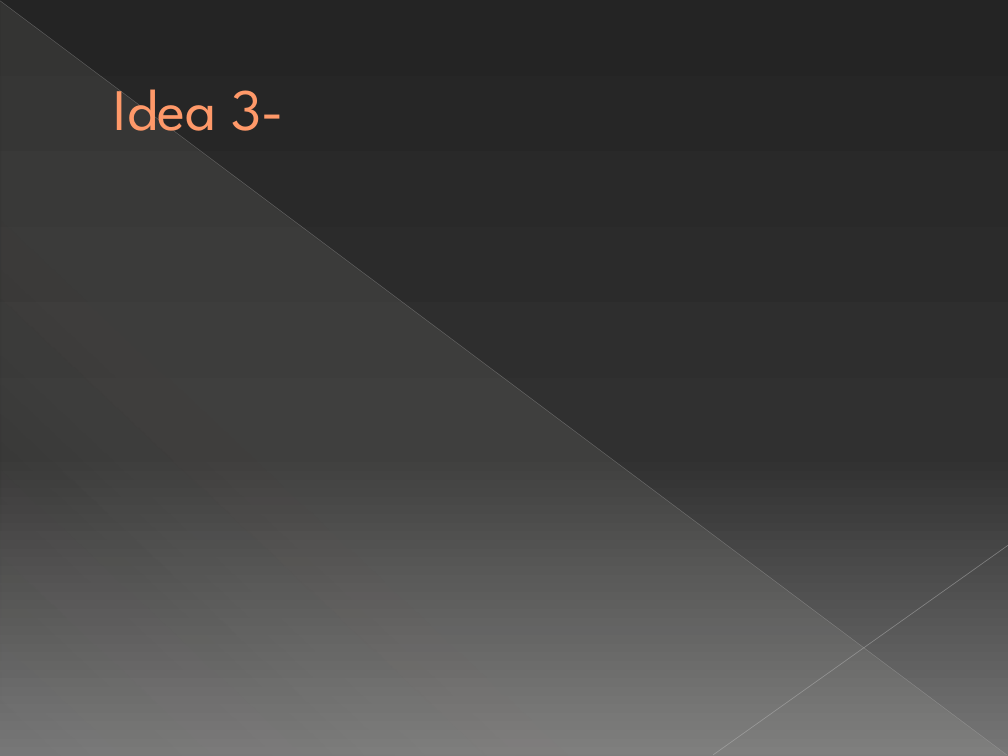
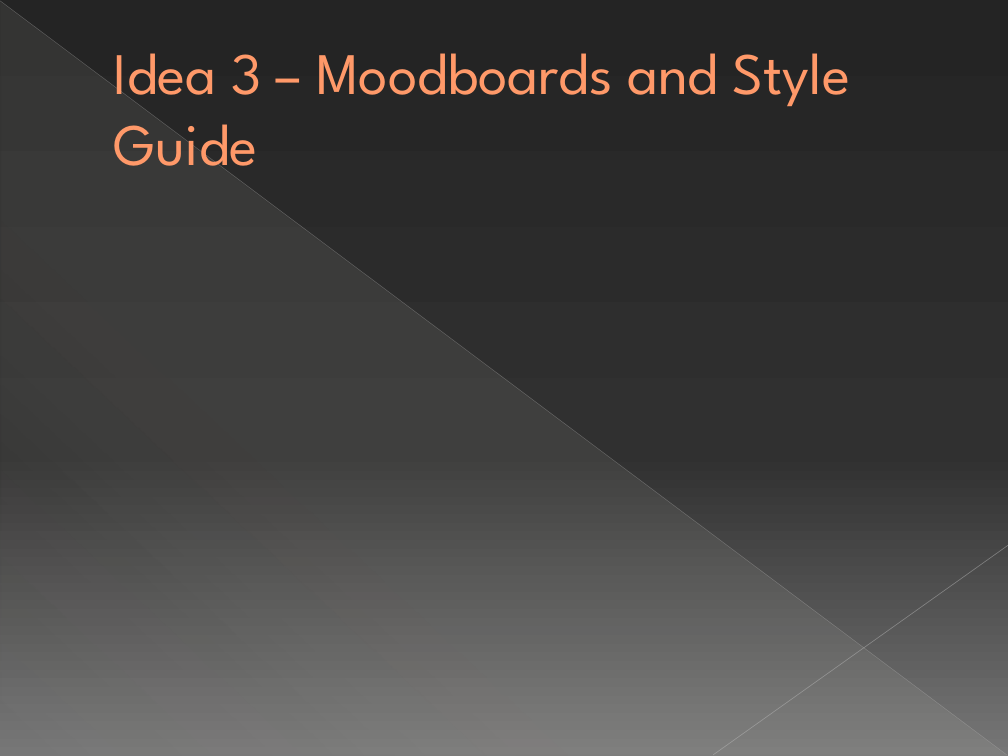
Before and after one commit to UoSGroupProjects1718/level-6-l6-group-1, a slide deck: slide 16 of L6 Group-1 Pitch 1.pptx (slide 11 before the commit). Drawn at 1008x756 pixels with LibreOffice and Linux fonts; fonts in the diff are those of the drawing. Boxes give left, top, right and bottom in pixels: in the first picture for what was removed or moved away, otherwise in the second. Text is boxed around its words. In the diff, an @@ line names an element or a change of style, - is before the commit and + after.

Commit message:
Powerpoint draft 2

```diff
--- a/L6 Group-1 Pitch 1.pptx
+++ b/L6 Group-1 Pitch 1.pptx
@@ title at [114, 53, 850, 166]: text changed @@
-Idea 3-
+Idea 3 – Moodboards and Style Guide
```
Also in this commit, not shown: 3 other slides changed, 9 slides added, 8 slides removed.
